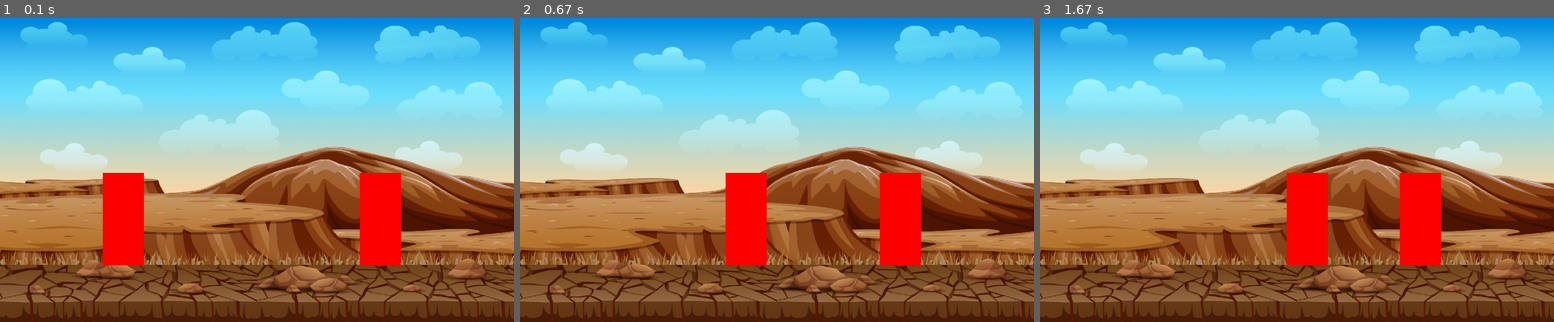
Above: before the commit, frames 1-3 (left to right).
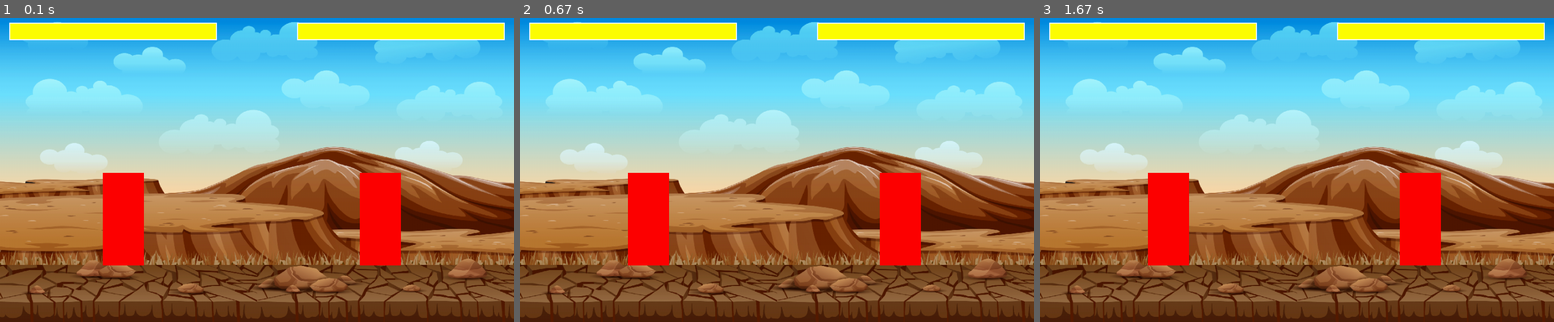
Above: after the commit, the same moments.

Repository: weitnow/pygame_fighter
Game: pygame game, started from main.py
Same seed, same stepped clock (60 frames per second), same inputs: the game is played once before the commit and once after it.
Inputs:
- Up to frame 1 (0.1 s): no input
- Up to frame 2 (0.67 s): hold R from 0.33 s (still down); hold D from 0.33 s (still down)
- Up to frame 3 (1.67 s): release R at 0.8 s; release D at 0.8 s

The runs differ from the first frame. In frame 1, 4.7% of the frame differs, in the area x 1-99%, y 1-8%; in frame 2, 9.6%, in the area x 1-99%, y 1-82%; in frame 3, 9.6%.

Commit message:
attack with collider added, character flips to face each other added

Diff:
--- a/fighter.py
+++ b/fighter.py
@@ -1,35 +1,51 @@
 import pygame
+
 
 class Fighter():
     def __init__(self, x, y):
+        self.flip = False
         self.rect = pygame.Rect((x, y, 80, 180))
         self.vel_y = 0
         self.jump = False
+        self.attacking = False
+        self.attack_type = 0
+        self.health = 100
 
-    def move(self, screen_width, screen_height):
+    def move(self, screen_width, screen_height, surface, target):
         SPEED = 10
         GRAVITY = 2
         dx = 0
         dy = 0
 
-        #get keypresses
-        key = pygame.key.get_pressed()
+        # get keypresses
+        self.pressed = pygame.key.get_pressed()
+        key = self.pressed
 
-        #movement
-        if key[pygame.K_a]:
-            dx = -SPEED
-        if key[pygame.K_d]:
-            dx = SPEED
-        #jump
-        if key[pygame.K_w] and not self.jump:
-            self.vel_y = - 30
-            self.jump = True
+        # can only perform other actions if not currently attacking
+        if self.attacking == False:
+            # movement
+            if key[pygame.K_a]:
+                dx = -SPEED
+            if key[pygame.K_d]:
+                dx = SPEED
+            # jump
+            if key[pygame.K_w] and not self.jump:
+                self.vel_y = - 30
+                self.jump = True
+            # attack
+            if key[pygame.K_r] or key[pygame.K_t]:
+                self.attack(surface, target)
+                # determine which attack type was used
+                if key[pygame.K_r]:
+                    self.attack_type = 1
+                if key[pygame.K_t]:
+                    self.attack_type = 2
 
-        #apply gravity
+        # apply gravity
         self.vel_y += GRAVITY
         dy += self.vel_y
 
-        #ensure player stays on screen
+        # ensure player stays on screen
         if self.rect.left + dx < 0:
             dx = 0 - self.rect.left
         if self.rect.right + dx > screen_width:
@@ -39,10 +55,22 @@
             self.jump = False
             dy = screen_height - 110 - self.rect.bottom
 
-        #update player position
+        # ensure players face each other
+        if target.rect.centerx > self.rect.centerx:
+            self.flip = False
+        else:
+            self.flip = True
+
+        # update player position
         self.rect.x += dx
         self.rect.y += dy
 
+    def attack(self, surface, target):
+        self.attacking = True
+        attacking_rect = pygame.Rect(self.rect.centerx - (2 * self.rect.width * self.flip), self.rect.y, 2 * self.rect.width, self.rect.height)
+        if attacking_rect.colliderect(target.rect):
+            target.health -= 10
+        pygame.draw.rect(surface, (0, 255, 0), attacking_rect)
 
     def draw(self, surface):
         pygame.draw.rect(surface, (255, 0, 0), self.rect)
--- a/main.py
+++ b/main.py
@@ -14,14 +14,29 @@
 clock = pygame.time.Clock()
 FPS = 60
 
+#define colors
+RED = (255, 0, 0)
+YELLOW = (255, 255, 0)
+WHITE = (255, 255, 255)
+
 # load background image
 bg_image = pygame.image.load('assets/images/background/background.jpg').convert_alpha()
 
+#load spritesheets
+warrior_sheet = pygame.image.load('assets/images/warrior/Sprites/warrior.png').convert_alpha()
+wizard_sheet = pygame.image.load('assets/images/wizard/Sprites/wizard.png').convert_alpha()
 
 # function for drawing background
 def draw_bg():
     scaled_bg = pygame.transform.scale(bg_image, (SCREEN_WIDTH, SCREEN_HEIGHT))
     screen.blit(scaled_bg, (0, 0))
+
+# function for drawing fighter health bars
+def draw_health_bar(health, x, y):
+    ratio = health / 100
+    pygame.draw.rect(screen, WHITE, (x - 2, y - 2, 404, 34))
+    pygame.draw.rect(screen, RED, (x, y, 400, 30))
+    pygame.draw.rect(screen, YELLOW, (x, y, 400 * ratio, 30))
 
 #create two instances of fighters
 fighter_1 = Fighter(200, 310)
@@ -37,8 +52,12 @@
     #draw background
     draw_bg()
 
+    #show player stats
+    draw_health_bar(fighter_1.health, 20, 20)
+    draw_health_bar(fighter_2.health, 580, 20)
+
     #move fighters
-    fighter_1.move(SCREEN_WIDTH, SCREEN_HEIGHT)
+    fighter_1.move(SCREEN_WIDTH, SCREEN_HEIGHT, screen, fighter_2)
 
     #draw the fighters
     fighter_1.draw(screen)
